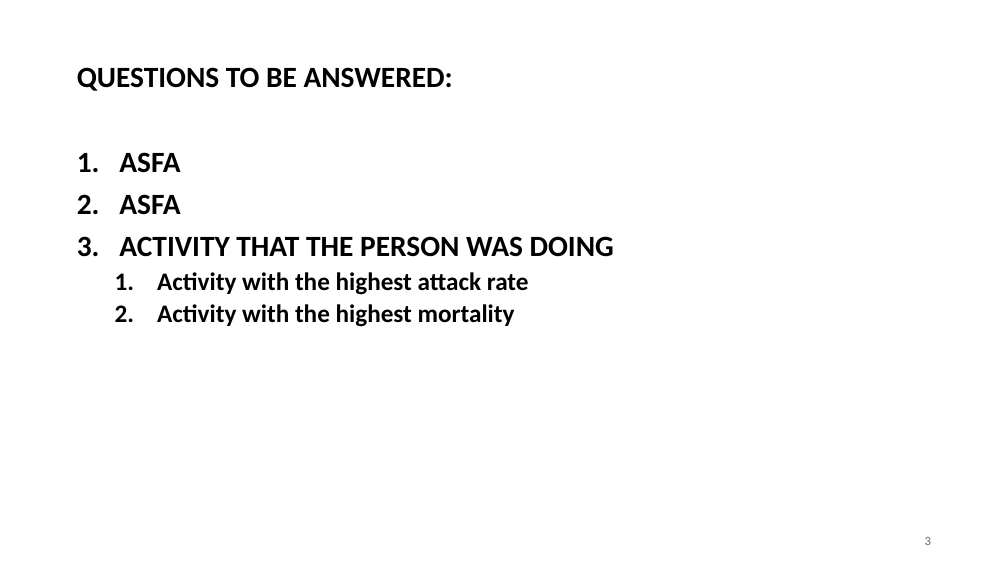
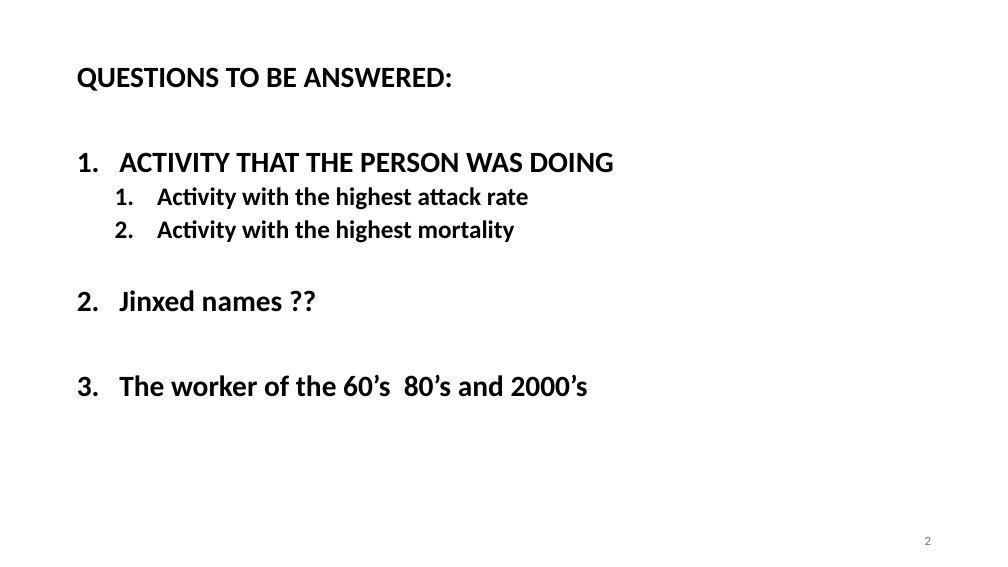
Before and after one commit to psaeztorres/PROJECT-1, a slide deck: slide 2 of images/Shark attacks.pptx (slide 3 before the commit). Drawn at 1008x567 pixels with LibreOffice and Linux fonts; fonts in the diff are those of the drawing. Boxes give left, top, right and bottom in pixels: in the first picture for what was removed or moved away, otherwise in the second. Text is boxed around its words. In the diff, an @@ line names an element or a change of style, - is before the commit and + after.

```diff
--- a/images/Shark attacks.pptx
+++ b/images/Shark attacks.pptx
@@ text at bbox=[119, 152, 180, 215]: paragraphs removed @@
-1. ASFA
-2. ASFA
@@ text at bbox=[119, 290, 588, 397]: paragraphs added @@
+2. Jinxed names ??
+3. The worker of the 60’s 80’s and 2000’s
```
Also in this commit, not shown: 1 other slide changed, 2 slides added, 4 other files.
